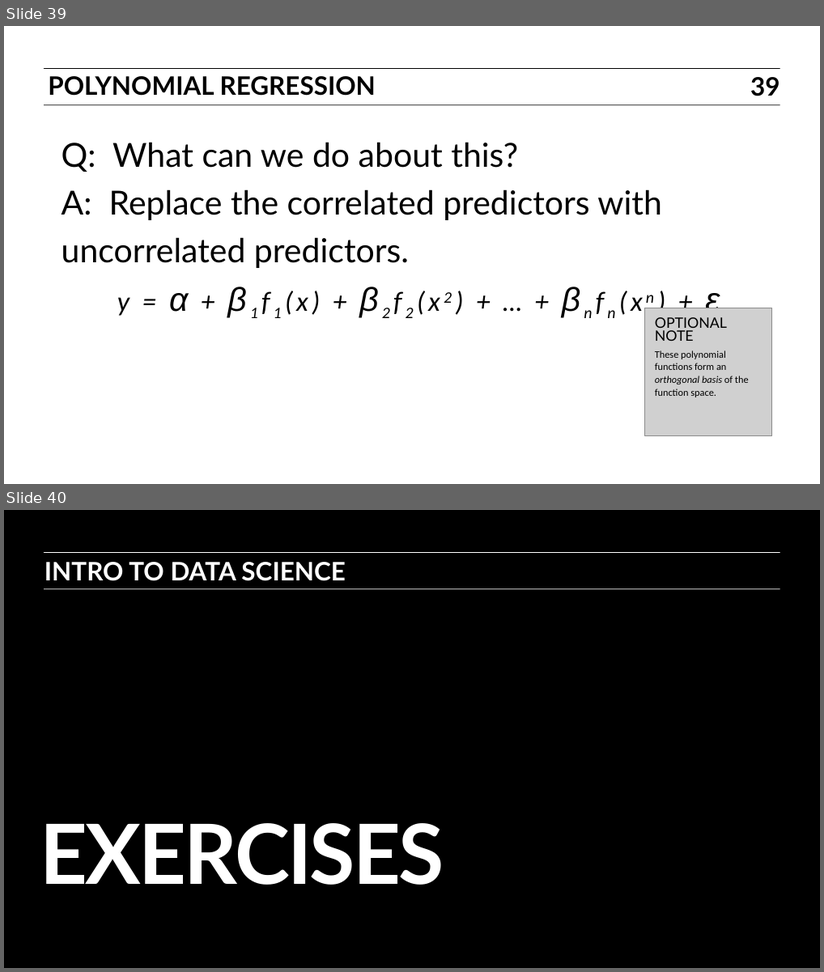
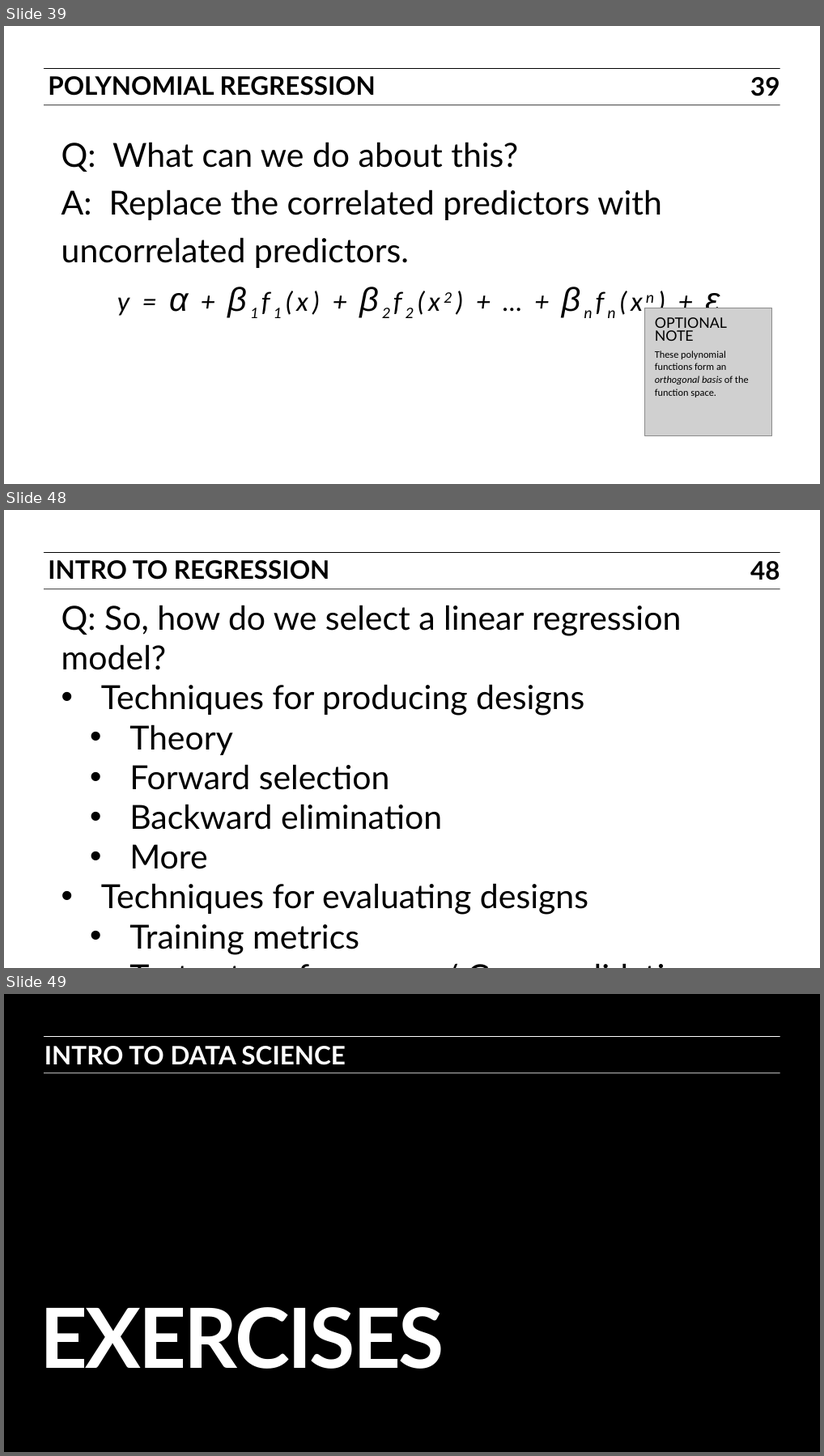
Before and after one commit to ajschumacher/gadsdc, a slide deck: 07-linear/slides.pptx. Shown one above the other, each under a label of ours: slides 39 and 40 before the commit, slides 39, 48 and 49 after it; the slides between them are not shown. The pictures are 824x972 and 824x1456 pixels, drawn with LibreOffice and Linux fonts; fonts in the diff are those of the drawing; grey boxes stand for pictures. Boxes give left, top, right and bottom in pixels: in the first picture for what was removed or moved away, otherwise in the second. Text is boxed around its words. In the diff, an @@ line names an element or a change of style, - is before the commit and + after.

Commit message:
add some on model selection

```diff
--- a/07-linear/slides.pptx
+++ b/07-linear/slides.pptx
@@ slide 48 added at <box>4,510,820,968</box>, background #FFFFFF; not listed: 2 template elements that a slide beside it also shows @@
@@ text added at <box>48,560,330,580</box>, 23 pt, text #000000, bold @@
+INTRO TO REGRESSION
@@ page number added at <box>751,561,780,580</box>, 23 pt, text #000000, bold @@
+48
@@ text added at <box>62,605,681,956</box>, 30 pt, text #000000 @@
+Q: So, how do we select a linear regression model?
+• Techniques for producing designs
+  • Theory
+  • Forward selection
+  • Backward elimination
+  • More
+• Techniques for evaluating designs
+  • Training metrics
+  • Test set performance / Cross-validation
@@ what was slide 40 is now slide 49 @@
```
Also in this commit, not shown: 8 other slides added, 1 other file.
